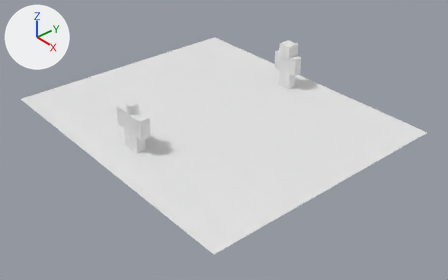
What one commit did to the Blender file Quarto_Semestre/Computacao_Grafica/aula_12_projeto_formativa/conflito.blend.
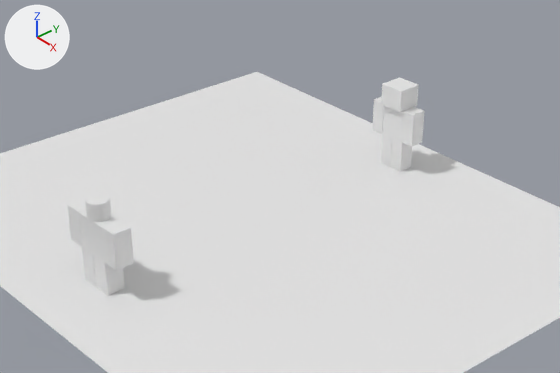
Each version appears first whole from a 50 mm camera at (53.2, -43.8, 38.1) aimed at (3.4, -1.3, -1.6), and next in a close-up on the part from 18% to 83% of the width and 0% to 69% of the height. Arrows for +X, +Y and +Z are at upper left; the lights stay in place. The older version's two pictures come first.

The first close-up shows 'piso', 'roblox_body', 'roblox_head', 'roblox_left_arm', 'roblox_right_arm', 'roblox_right_leg', 'steve_body', 'steve_head', 'steve_left_arm', 'steve_left_leg', 'steve_right_arm', 'steve_right_leg' and 1 more.
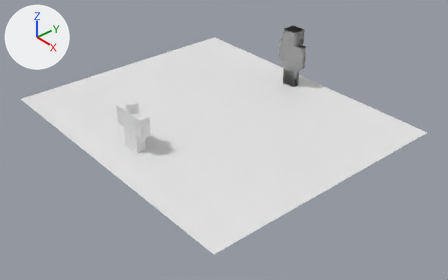
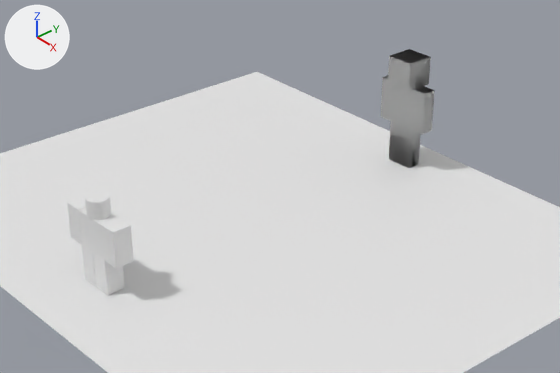
Changed parts and their boxes (x1, y1, x2, y2) in the close-ups (560 x 373 px):
```json
{"object": "player", "change": "added", "after": [381, 49, 435, 168]}
{"object": "roblox_right_arm", "change": "moved", "before": [102, 220, 134, 270], "after": [101, 218, 133, 268]}
{"object": "steve_head", "change": "deleted", "before": [381, 77, 419, 112]}
{"object": "roblox_body", "change": "moved", "before": [79, 210, 118, 263], "after": [79, 208, 118, 261]}
{"object": "steve_right_arm", "change": "deleted", "before": [402, 107, 424, 147]}
{"object": "roblox_head", "change": "moved", "before": [85, 194, 111, 223], "after": [85, 191, 111, 221]}
{"object": "steve_body", "change": "deleted", "before": [382, 106, 413, 142]}
{"object": "steve_right_leg", "change": "deleted", "before": [391, 139, 412, 172]}
{"object": "steve_left_arm", "change": "deleted", "before": [373, 96, 384, 134]}
{"object": "steve_left_leg", "change": "deleted", "before": [381, 134, 392, 167]}
```

The change, as JSON lines over the scene's bpy script:
```json
{"op": "add", "block": "me_player", "code": ["me_player = bpy.data.meshes.new('player')", "me_player.from_pydata(...)  # a box spanning x -0.5..0.5, y -0.5..0.5, z -1.5..1.5, material slot 0; a box spanning x -0.5..0.5, y 0.0..0.5, z -4.5..-1.5, material slot 1; a box spanning x -0.5..0.5, y -0.5..0.0, z -4.5..-1.5, material slot 2; a box spanning x -0.5..0.5, y 0.5..1.0, z -1.5..1.5, material slot 3; a box spanning x -0.5..0.5, y -1.0..-0.5, z -1.5..1.5, material slot 4; a box spanning x -1.0..1.0, y -0.5..0.5, z 1.5..3.5, material slot 5", "me_player.materials.append(mat_material_006)  # white #e7e7e7", "me_player.materials.append(mat_material_008)  # white #e7e7e7", "me_player.materials.append(mat_material_009)  # white #e7e7e7", "me_player.materials.append(mat_material_010)  # white #e7e7e7", "me_player.materials.append(mat_material_011)  # white #e7e7e7"]}
{"op": "set", "path": "ob_roblox_body.location", "old": "(0.01, -11.84, 3.44)", "new": "(0.01, -11.84, 3.58)"}
{"op": "set", "path": "ob_roblox_right_arm.location", "old": "(1.78, -11.83, 3.45)", "new": "(1.78, -11.83, 3.59)"}
{"op": "set", "path": "ob_roblox_head.location", "old": "(0.01, -11.84, 5.14)", "new": "(0.01, -11.84, 5.28)"}
{"op": "remove", "block": "ob_steve_body", "code": ["ob_steve_body = bpy.data.objects.new('steve_body', me_cube_006)", "ob_steve_body.location = (0.0, 12.95, 3.44)", "ob_steve_body.rotation_euler = (0.0, 0.0, -1.54)  # degrees (0, 0, -88)", "ob_steve_body.scale = (-0.569, 0.928, 1.19)"]}
{"op": "remove", "block": "ob_steve_right_leg", "code": ["ob_steve_right_leg = bpy.data.objects.new('steve_right_leg', me_cube_008)", "ob_steve_right_leg.location = (0.49, 12.97, 1.08)", "ob_steve_right_leg.rotation_euler = (0.0, 0.0, -1.54)  # degrees (0, 0, -88)", "ob_steve_right_leg.scale = (-0.569, 0.464, 1.19)"]}
{"op": "remove", "block": "ob_steve_left_leg", "code": ["ob_steve_left_leg = bpy.data.objects.new('steve_left_leg', me_cube_009)", "ob_steve_left_leg.location = (-0.46, 12.94, 1.09)", "ob_steve_left_leg.rotation_euler = (0.0, 0.0, -1.54)  # degrees (0, 0, -88)", "ob_steve_left_leg.scale = (-0.569, 0.464, 1.19)"]}
{"op": "remove", "block": "ob_steve_right_arm", "code": ["ob_steve_right_arm = bpy.data.objects.new('steve_right_arm', me_cube_010)", "ob_steve_right_arm.location = (1.38, 12.99, 3.44)", "ob_steve_right_arm.rotation_euler = (0.0, 0.0, -1.54)  # degrees (0, 0, -88)", "ob_steve_right_arm.scale = (-0.569, 0.464, 1.19)"]}
{"op": "remove", "block": "ob_steve_head", "code": ["ob_steve_head = bpy.data.objects.new('steve_head', me_cube_011)", "ob_steve_head.location = (0.0, 12.97, 5.4)", "ob_steve_head.rotation_euler = (0.0, 0.0, -1.54)  # degrees (0, 0, -88)", "ob_steve_head.scale = (-0.875, 0.901, 0.777)"]}
{"op": "remove", "block": "ob_steve_left_arm", "code": ["ob_steve_left_arm = bpy.data.objects.new('steve_left_arm', me_cube_013)", "ob_steve_left_arm.location = (-1.42, 12.91, 3.44)", "ob_steve_left_arm.rotation_euler = (0.0, 0.0, -1.54)  # degrees (0, 0, -88)", "ob_steve_left_arm.scale = (-0.569, 0.464, 1.19)"]}
{"op": "add", "block": "ob_player", "code": ["ob_player = bpy.data.objects.new('player', me_player)", "ob_player.location = (0.0, 13.74, 4.5)", "ob_player.rotation_euler = (0.0, 0.0, -1.561)  # degrees (0, 0, -89)", "ob_player.scale = (1.0, 2.0, 1.0)"]}
```
